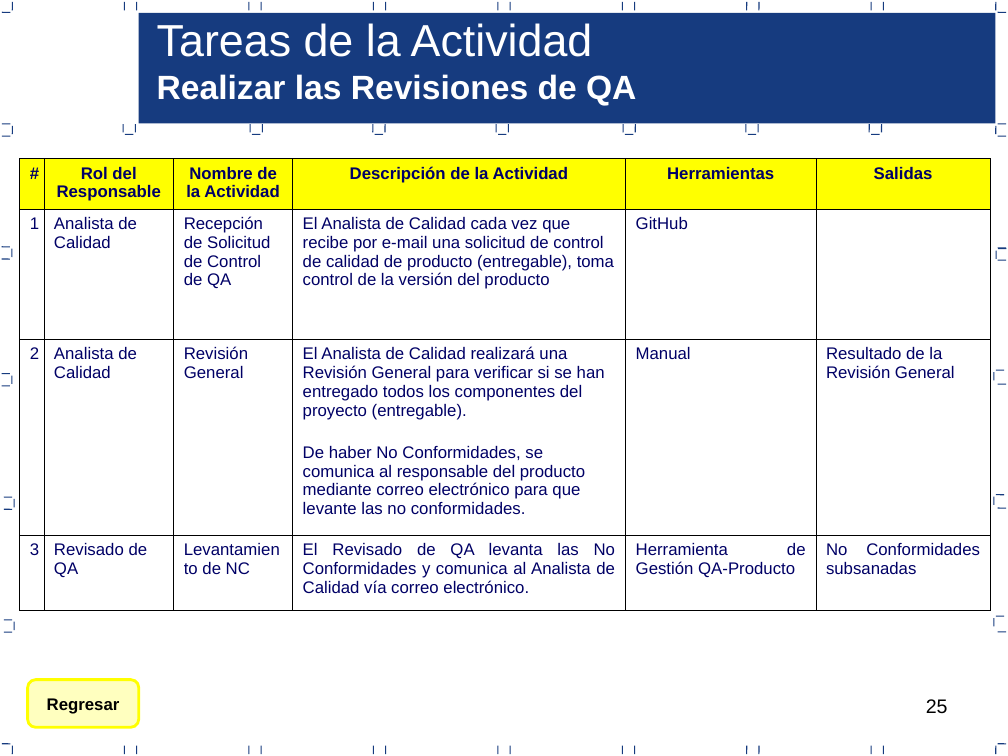
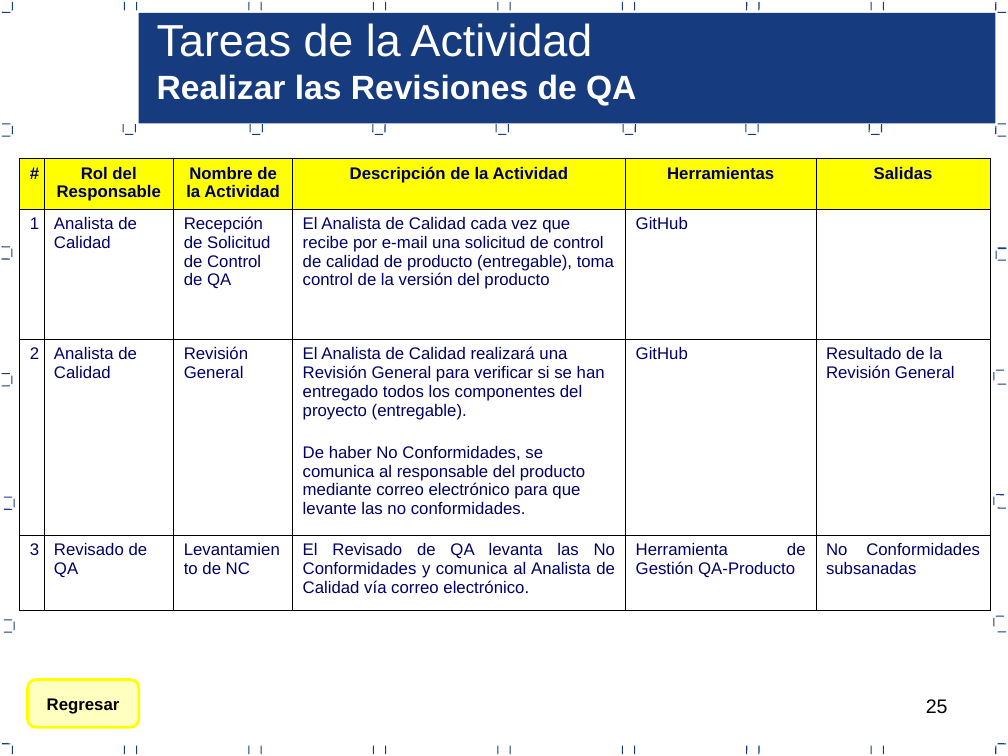
Before and after one commit to acporras/documentationStaradmin, a slide deck: slide 25 of Area de proceso PPQA/PQA_v1.0_2017.ppt. Drawn at 1008x756 pixels with LibreOffice and Linux fonts; fonts in the diff are those of the drawing. Boxes give left, top, right and bottom in pixels: in the first picture for what was removed or moved away, otherwise in the second. Text is boxed around its words. In the diff, an @@ line names an element or a change of style, - is before the commit and + after.

```diff
--- a/Area de proceso PPQA/PQA_v1.0_2017.ppt
+++ b/Area de proceso PPQA/PQA_v1.0_2017.ppt
@@ table at box(20, 158, 991, 610) @@
-row 3, column 5: Manual
+row 3, column 5: GitHub
```
Also in this commit, not shown: 4 other slides changed, 7 other files.
